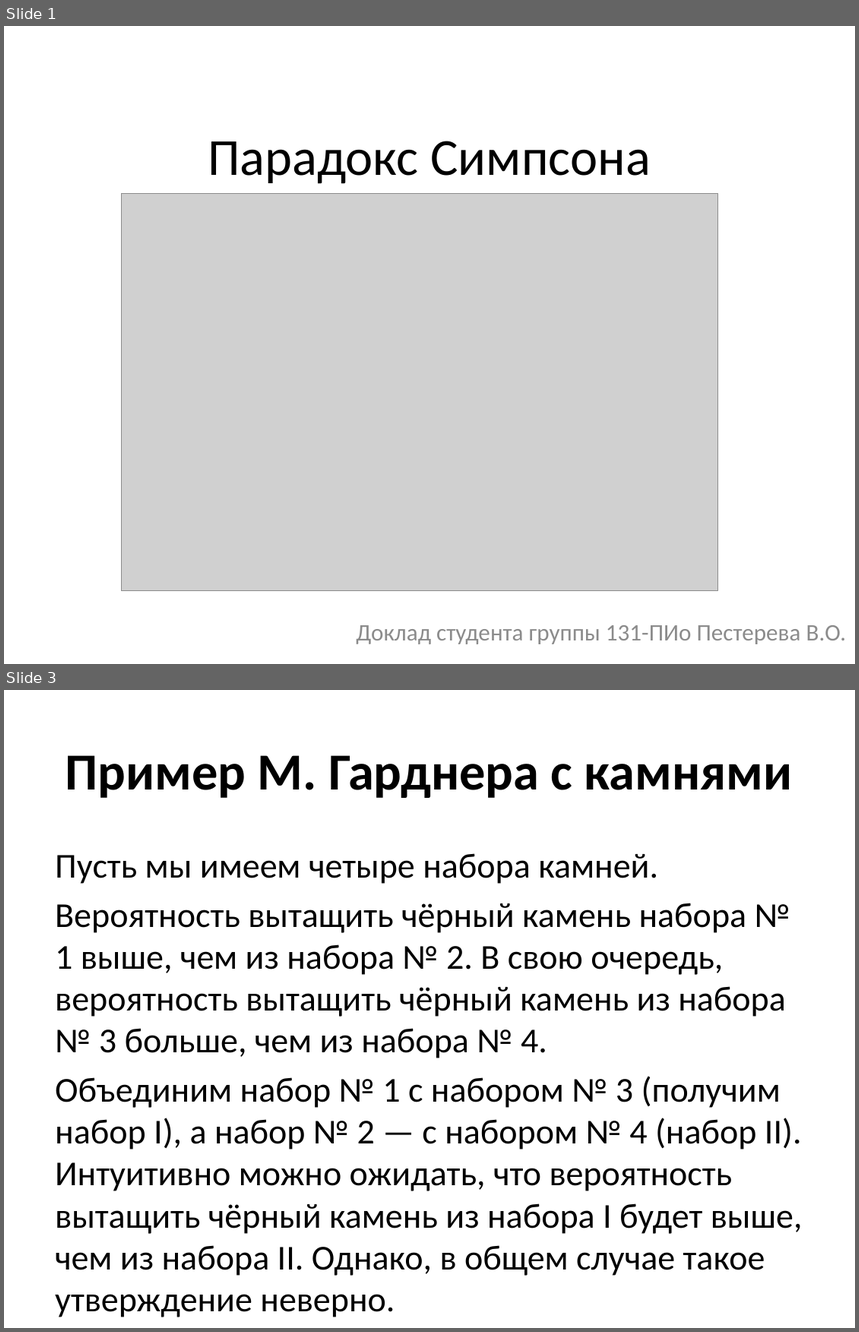
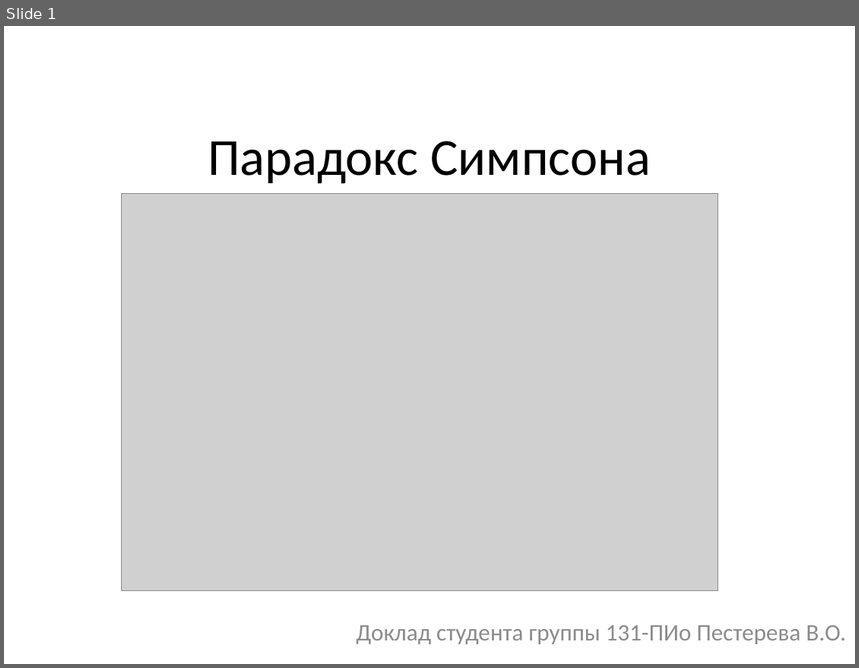
Before and after one commit to liaten/third_course, a slide deck: int_analysis_mat_methods/06_simpson/simpson.pptx. Shown one above the other, each under a label of ours: slides 1 and 3 before the commit, slide 1 after it; the slides between them are not shown. The pictures are 859x1332 and 859x668 pixels, drawn with LibreOffice and Linux fonts; fonts in the diff are those of the drawing; grey boxes stand for pictures. Boxes give left, top, right and bottom in pixels: in the first picture for what was removed or moved away, otherwise in the second. Text is boxed around its words. In the diff, an @@ line names an element or a change of style, - is before the commit and + after.

```diff
--- a/int_analysis_mat_methods/06_simpson/simpson.pptx
+++ b/int_analysis_mat_methods/06_simpson/simpson.pptx
@@ slide 3 removed at [4, 690, 855, 1328], background #FFFFFF @@
@@ title removed at [66, 755, 793, 798] @@
-Пример М. Гарднера с камнями
@@ text removed at [55, 853, 803, 1276] @@
-Пусть мы имеем четыре набора камней.
-Вероятность вытащить чёрный камень набора № 1 выше, чем из набора № 2. В свою очередь, вероятность вытащить чёрный камень из набора № 3 больше, чем из набора № 4.
-Объединим набор № 1 с набором № 3 (получим набор I), а набор № 2 — с набором № 4 (набор II). Интуитивно можно ожидать, что вероятность вытащить чёрный камень из набора I будет выше, чем из набора II. Однако, в общем случае такое утверждение неверно.
```
Also in this commit, not shown: 1 slide changed, 4 slides added, 6 other slides removed, 2 other files.
